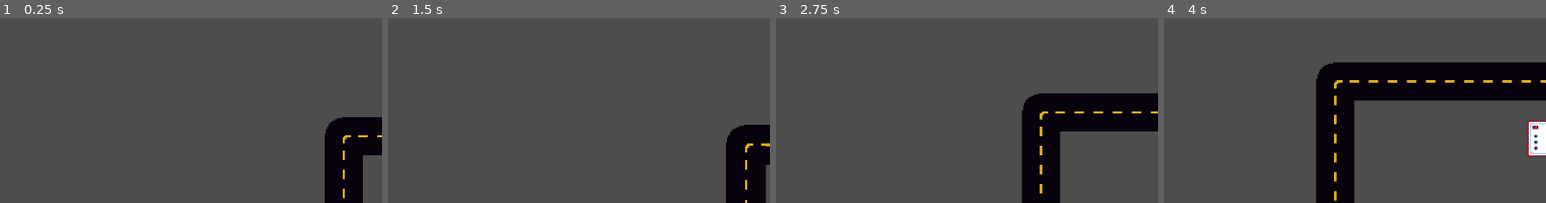
Above: before the commit, frames 1-4 (left to right).
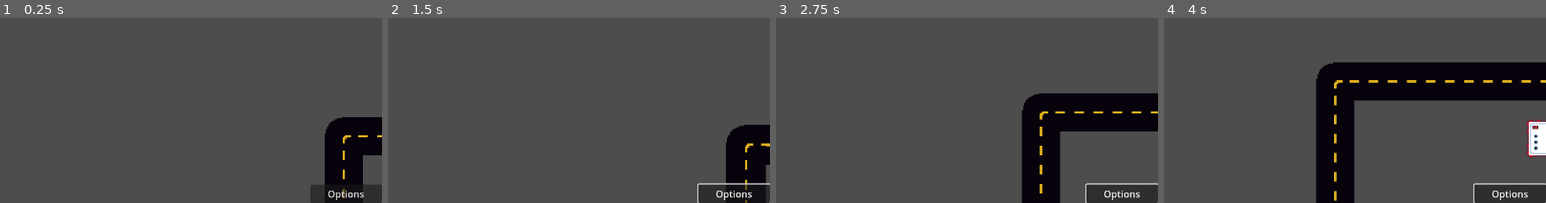
Above: after the commit, the same moments.

Repository: asoberbeck/mj6a
Game: Godot game, scene res://mockup.tscn
The game is run twice, just before and just after one commit, with the same random seed, the same clock (stepped at 60 frames per second) and the same inputs.
Inputs (mouse positions are % of the whole screen's width and height, from its top left):
- Up to frame 1 (0.25 s): no input
- Up to frame 2 (1.5 s): click (95, 98) at 0.5 s, where only the run after the commit has a clickable "Options"; move the mouse to (72, 29) at 1.27 s; hold Right (ui_right) from 1.28 s (still down); hold Mouse wheel up (zoom_in) from 1.28 s (still down)
- Up to frame 3 (2.75 s): move the mouse to (30, 42) at 2.02 s; release Right (ui_right) at 2.03 s; release Mouse wheel up (zoom_in) at 2.03 s; hold Down (ui_down) from 2.03 s (still down); tap Mouse wheel down (zoom_out) at 2.1 s
- Up to frame 4 (4 s): move the mouse to (60, 7) at 2.77 s; release Down (ui_down) at 2.78 s; hold Right (ui_right) 2.78-3.53 s; hold Mouse wheel up (zoom_in) 2.78-3.53 s; move the mouse to (45, 61) at 3.52 s; hold Up (ui_up) from 3.53 s (still down); tap Mouse wheel down (zoom_out) at 3.6 s
The pictures show only the part of the screen within x 50-100%, y 50-100%; the shares and areas given below are measured in that part.

The runs differ from the first frame. In frame 1, 1.1% of the frame differs, in the area x 81-100%, y 90-100%; in frame 2, 1.2%; in frame 3, 1.9%, in the area x 81-100%, y 89-100%; in frame 4, 1.9%.

Commit message:
options screen: fullscreen, quit

Diff:
--- a/mockup.tscn
+++ b/mockup.tscn
@@ -8,6 +8,7 @@
 [ext_resource type="Texture2D" uid="uid://bk41vqc8a7tcv" path="res://assets/torso.png" id="5_u731o"]
 [ext_resource type="Script" path="res://aim_spot.gd" id="6_cq8ym"]
 [ext_resource type="Texture2D" uid="uid://stlqmg6xdtgs" path="res://assets/reticle.png" id="8_rho02"]
+[ext_resource type="Script" uid="uid://bbp336fjnxmgk" path="res://options_v_box.gd" id="9_icy5f"]
 
 [sub_resource type="TileSetAtlasSource" id="TileSetAtlasSource_pp484"]
 texture = ExtResource("1_dqb14")
@@ -88,3 +89,41 @@
 
 [node name="Sprite2D" type="Sprite2D" parent="AimSpot"]
 texture = ExtResource("8_rho02")
+
+[node name="CanvasLayer" type="CanvasLayer" parent="."]
+
+[node name="OptionsVBox" type="VBoxContainer" parent="CanvasLayer"]
+custom_minimum_size = Vector2(120, 0)
+anchors_preset = 3
+anchor_left = 1.0
+anchor_top = 1.0
+anchor_right = 1.0
+anchor_bottom = 1.0
+offset_left = -70.0
+offset_top = -31.0
+grow_horizontal = 0
+grow_vertical = 0
+script = ExtResource("9_icy5f")
+
+[node name="QuitButton" type="Button" parent="CanvasLayer/OptionsVBox"]
+visible = false
+layout_mode = 2
+text = "Quit"
+
+[node name="MainMenuButton" type="Button" parent="CanvasLayer/OptionsVBox"]
+visible = false
+layout_mode = 2
+text = "Main Menu"
+
+[node name="FullscreenButton" type="Button" parent="CanvasLayer/OptionsVBox"]
+visible = false
+layout_mode = 2
+text = "Fullscreen"
+
+[node name="OptionsButton" type="Button" parent="CanvasLayer/OptionsVBox"]
+layout_mode = 2
+text = "Options"
+
+[connection signal="pressed" from="CanvasLayer/OptionsVBox/QuitButton" to="CanvasLayer/OptionsVBox" method="_on_quit_button_pressed"]
+[connection signal="pressed" from="CanvasLayer/OptionsVBox/FullscreenButton" to="CanvasLayer/OptionsVBox" method="_on_fullscreen_button_pressed"]
+[connection signal="pressed" from="CanvasLayer/OptionsVBox/OptionsButton" to="CanvasLayer/OptionsVBox" method="_on_options_button_pressed"]
Not shown: 1 places in mockup.tscn that only renumber resources
